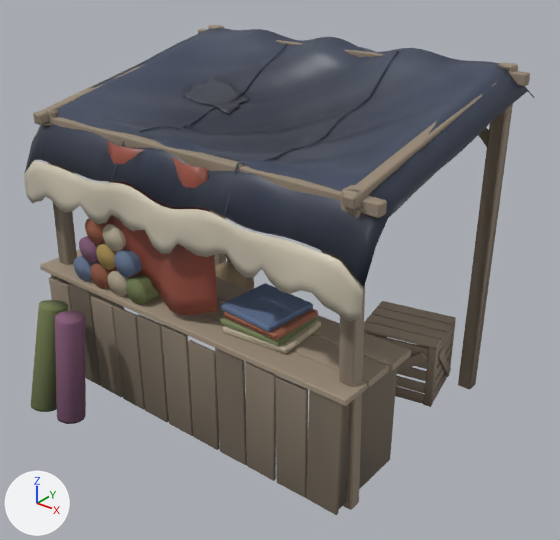
Renders of the glTF model godot/art/world/props/stall_cloth.glb from each side of a commit.
Both versions are drawn from a camera (50 mm lens) standing at (3.34, -4.11, 3.44) and looking at (0.24, -0.23, 1.04). Arrows for +X, +Y and +Z are at lower left; the lights stay in place. The older version comes first. Vertices at exactly the same position are counted once.

In view in the first picture: 'stall_cloth', 'stall_cloth_LOD1', 'stall_cloth_cloth'.
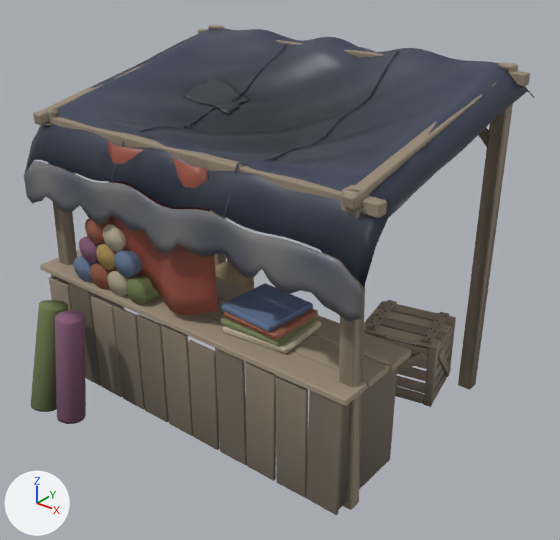
The change, as a list of edits to the scene's bpy script:
```text
Change me_stall_cloth_001:
    where me_stall_cloth_001.from_pydata(...)  # 2348 vertices, 4664 faces; spans x -1.46..1.46, y -1.12..0.94, z 0.95..2.48
    used by ob_stall_cloth_cloth; location = (0.0, 0.0, 0.0)
    me_stall_cloth_001 part 1: 2189 kept faces spanning x -1.46..1.46, y -1.12..0.81, z 1.4..2.48 get new vertex colours
```

Location of each change, (x1, y1, x2, y2) in pixels of the pictures (560 x 540 px):
part 1 of me_stall_cloth_001, recoloured (darker): (24, 30, 363, 322) in both
